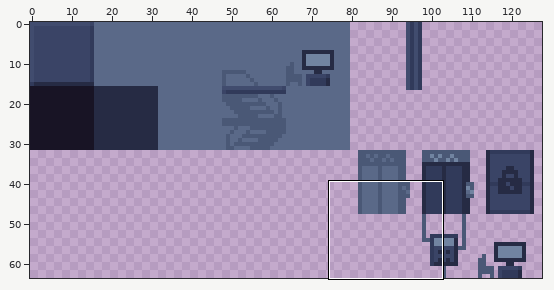
Edited in one commit: pixel-art file (sprites/tiles.aseprite). Above, an overview of the earlier version with the close-up marked.
Close-up. Before the commit:
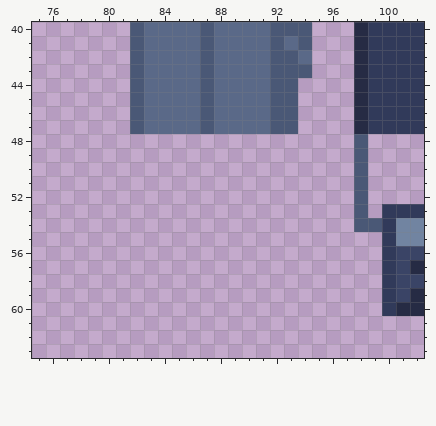
128x64 pixels, 1 frame. Shown: x 75..102, y 40..63.
After:
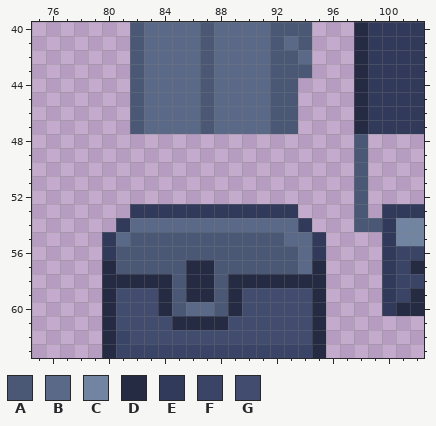
Palette (. is transparent): A #4a5876  B #5a6988  C #7184a1  D #262b44  E #313a5a  F #3a4466  G #414c6e
Edits made:
@@ x 75..102 @@
 52 .......................A....
-53 .......................A.EEE
-54 .......................AAECC
-55 .........................ECC
-56 .........................EFF
-57 .........................EFD
-58 .........................EFF
-59 .........................EFD
-60 .........................EDD
-61 ............................
-62 ............................
-63 ............................
+53 .......EEEEEEEEEEEE....A.EEE
+54 ......EBBBBBBBBBBBBE...AAECC
+55 .....EBAAAAAAAAAAABBE....ECC
+56 .....EAAAAAAAAAAAAABE....EFF
+57 .....DAAAAADDAAAAAABD....EFD
+58 .....DDDDDADDADDDDDDD....EFF
+59 .....DGGGDADDADGGGGGD....EFD
+60 .....DGGGDABBADGGGGGD....EDD
+61 .....DGGGGDDDDGGGGGGD.......
+62 .....DFGGGGGGGGGGGGGD.......
+63 .....DFFFFFFFFFFFFFFD.......
